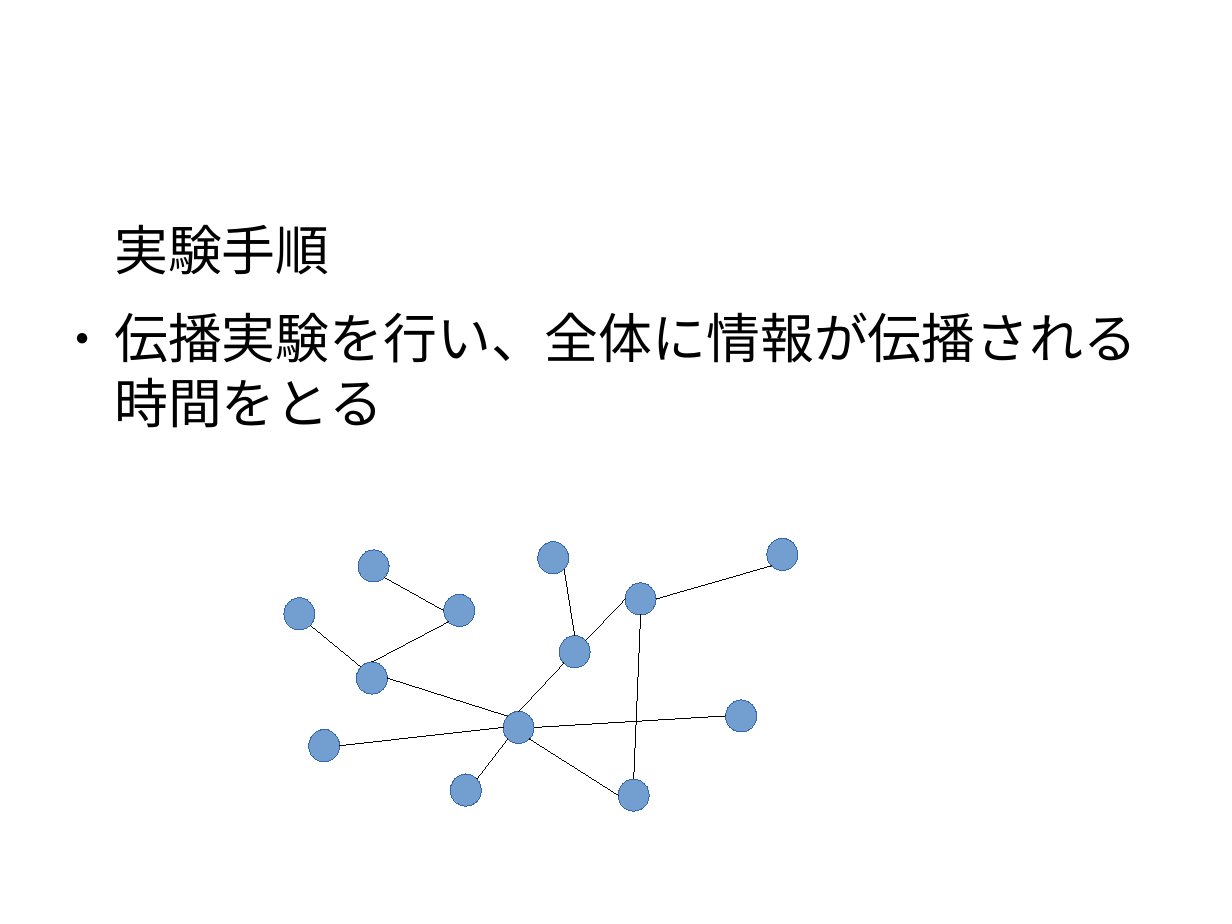
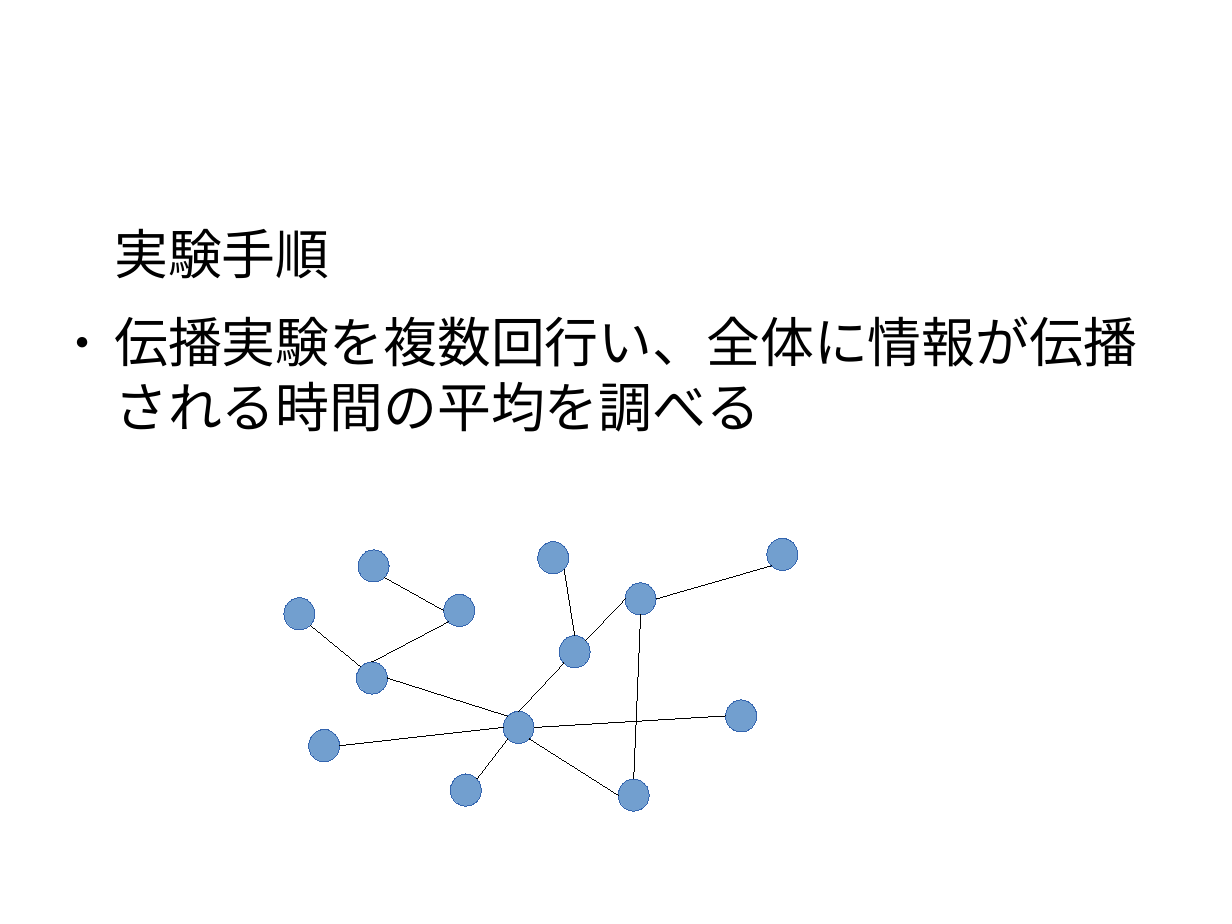
Before and after one commit to awesomest/NetWork_g-2015, a slide deck: slide 61 of 中間発表.odp (slide 57 before the commit). Drawn at 1232x924 pixels with LibreOffice and Linux fonts; fonts in the diff are those of the drawing; background and template pictures are left out. Boxes give left, top, right and bottom in pixels: in the first picture for what was removed or moved away, otherwise in the second. Text is boxed around its words. In the diff, an @@ line names an element or a change of style, - is before the commit and + after.

```diff
--- a/中間発表.odp
+++ b/中間発表.odp
@@ text at <box>114,316,1137,432</box>: text changed @@
-● 伝播実験を行い、全体に情報が伝播される時間をとる
+● 伝播実験を複数回行い、全体に情報が伝播される時間の平均を調べる
```
Also in this commit, not shown: 36 other slides changed, 6 slides added, 2 slides removed.
